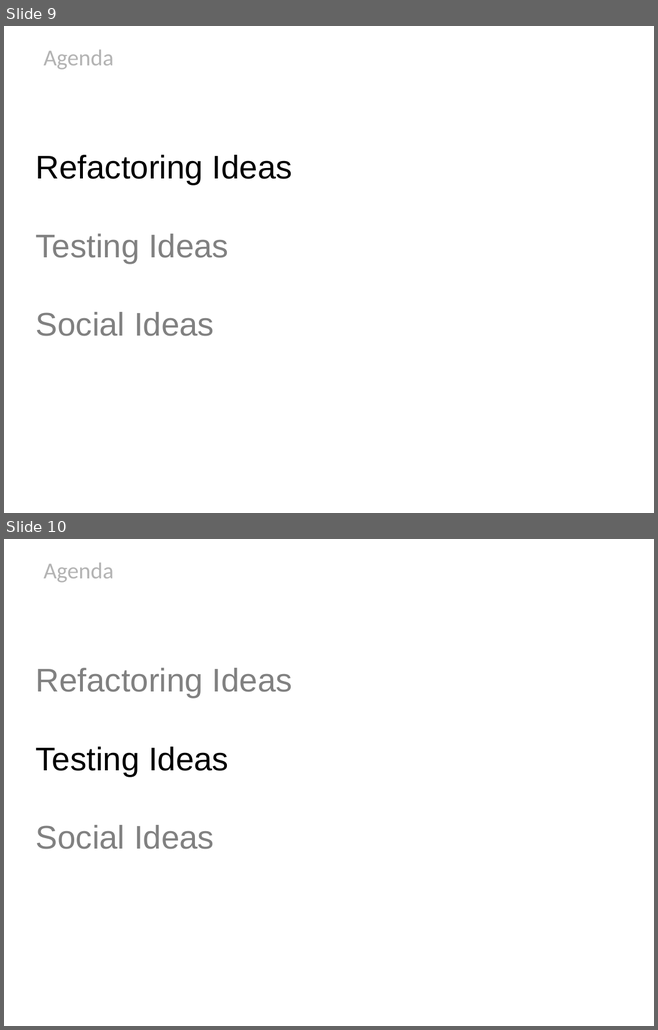
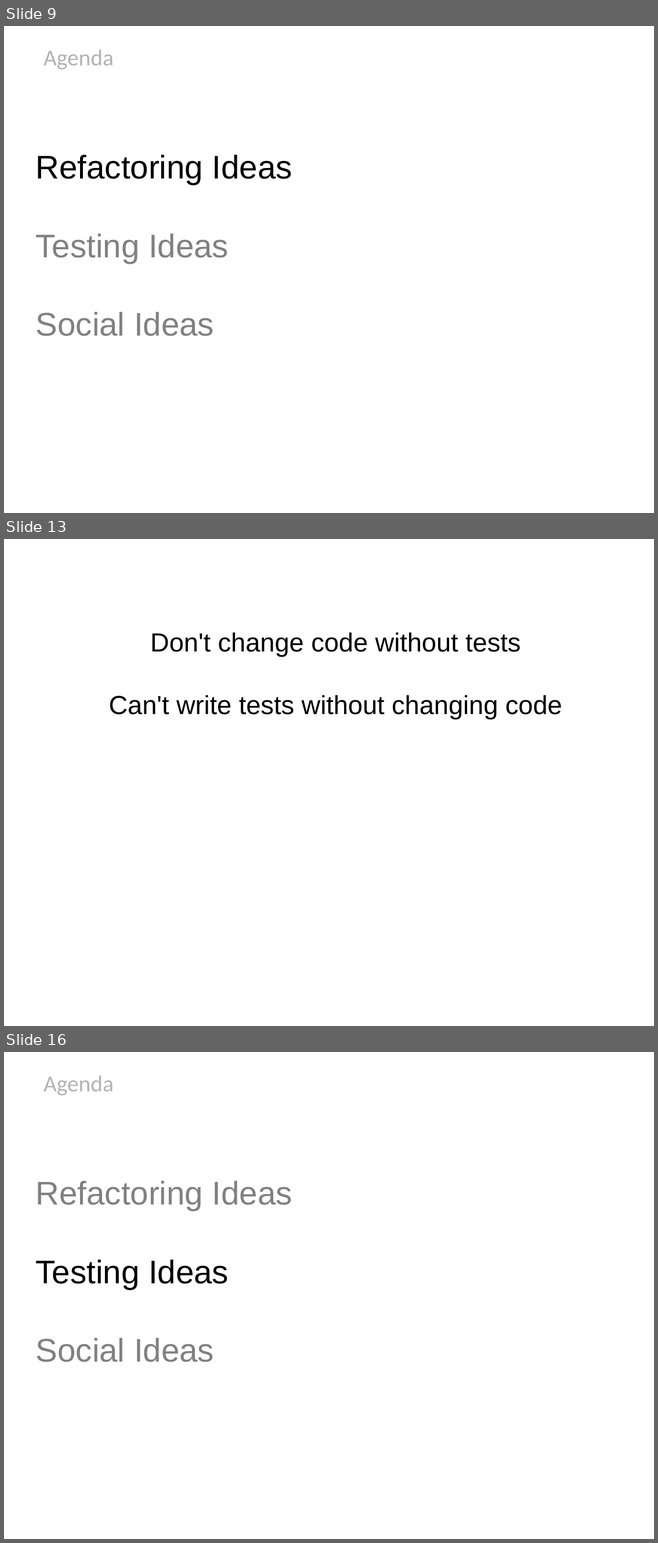
Before and after one commit to HamletDRC/presentations, a slide deck: newideasforoldcode/NewIdeasForOldCode_Confess2011.odp. Shown one above the other, each under a label of ours: slides 9 and 10 before the commit, slides 9, 13 and 16 after it; the slides between them are not shown. The pictures are 658x1030 and 658x1543 pixels, drawn with LibreOffice and Linux fonts; fonts in the diff are those of the drawing; background and template pictures are left out. Boxes give left, top, right and bottom in pixels: in the first picture for what was removed or moved away, otherwise in the second. Text is boxed around its words. In the diff, an @@ line names an element or a change of style, - is before the commit and + after.

```diff
--- a/newideasforoldcode/NewIdeasForOldCode_Confess2011.odp
+++ b/newideasforoldcode/NewIdeasForOldCode_Confess2011.odp
@@ slide 13 added at bbox=[4, 539, 654, 1026], background picture (left out) @@
@@ subtitle added at bbox=[109, 632, 562, 719], 32 pt, text #000000 @@
+Don't change code without tests
+Can't write tests without changing code
@@ what was slide 10 is now slide 16 @@
```
Also in this commit, not shown: 1 slide changed, 5 other slides added, 1 other file.
